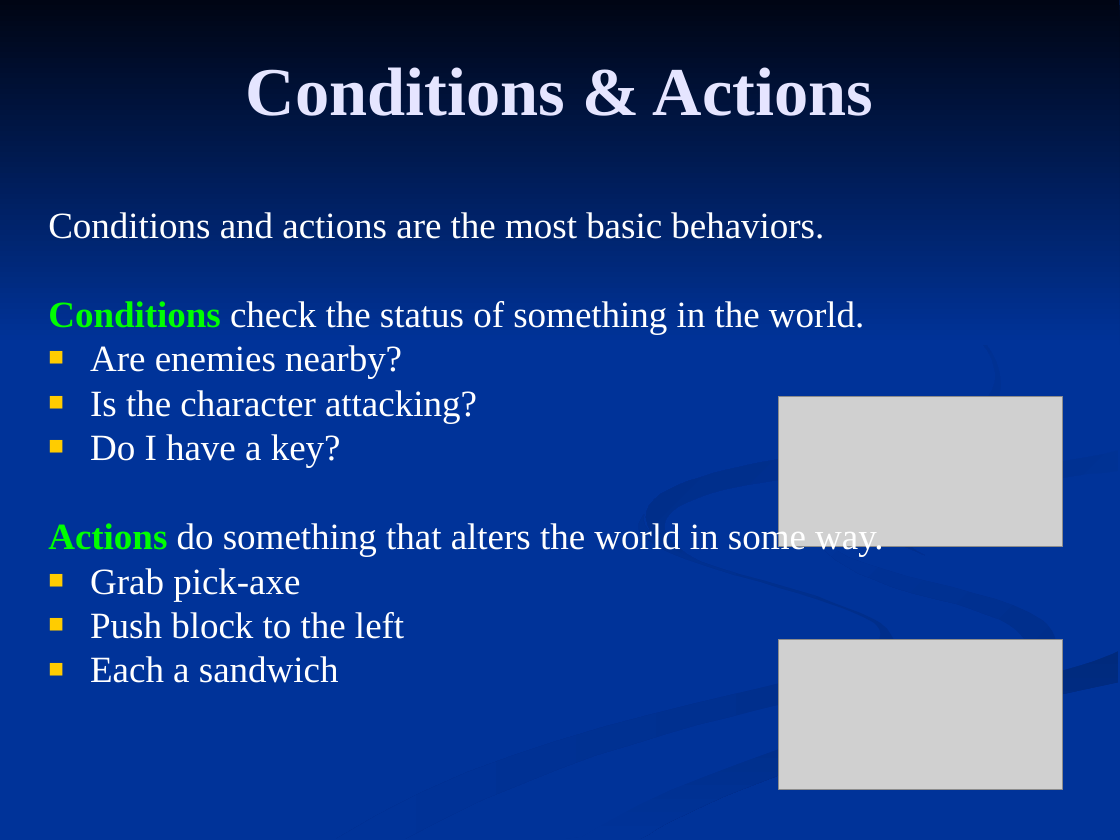
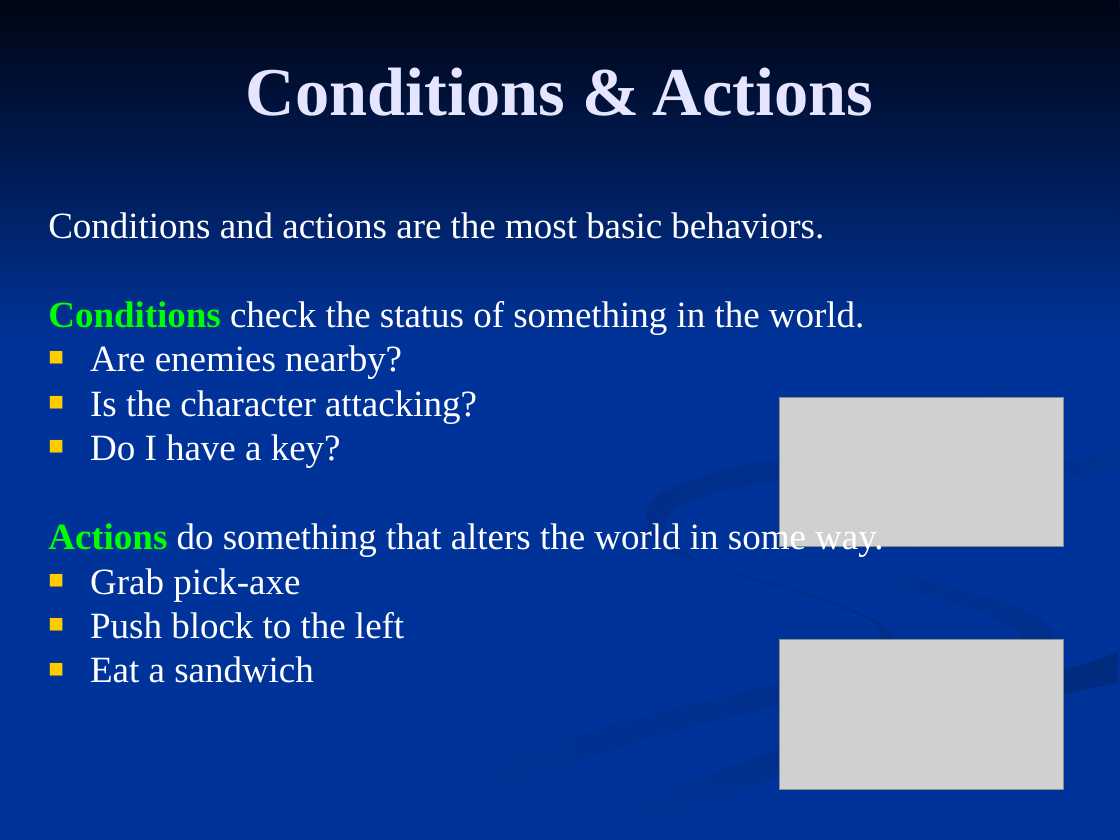
Before and after one commit to FleepyBeepy/Artificial-Intelligence, a slide deck: slide 5 of Lecture Slides/7.2 - Behavior Trees.ppt. Drawn at 1120x840 pixels with LibreOffice and Linux fonts; fonts in the diff are those of the drawing; grey boxes stand for pictures. Boxes give left, top, right and bottom in pixels: in the first picture for what was removed or moved away, otherwise in the second. Text is boxed around its words. In the diff, an @@ line names an element or a change of style, - is before the commit and + after.

```diff
--- a/Lecture Slides/7.2 - Behavior Trees.ppt
+++ b/Lecture Slides/7.2 - Behavior Trees.ppt
@@ freeform shape at [336, 514, 896, 839]: fill gradient #002E8B to #003399 to gradient #003399 to #002E8B @@
@@ text at [90, 656, 314, 683]: text changed @@
-■ Each a sandwich
+■ Eat a sandwich
```
Also in this commit, not shown: 13 other slides changed, 2 slides added, 1 other file.
